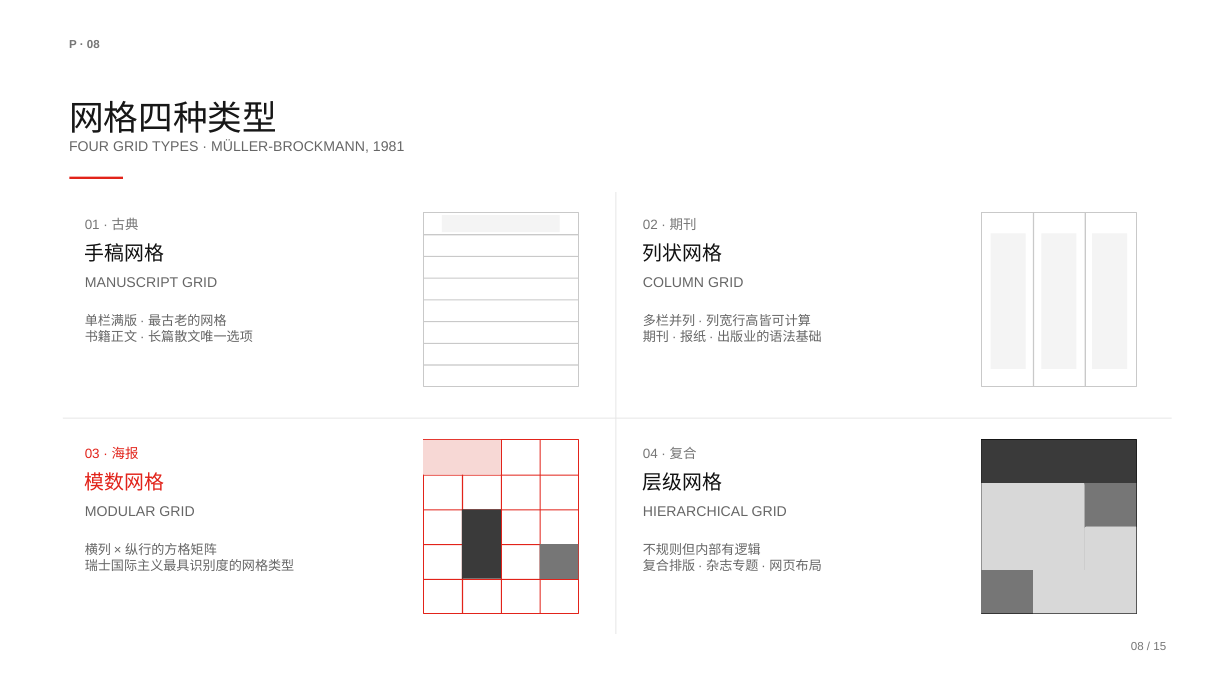
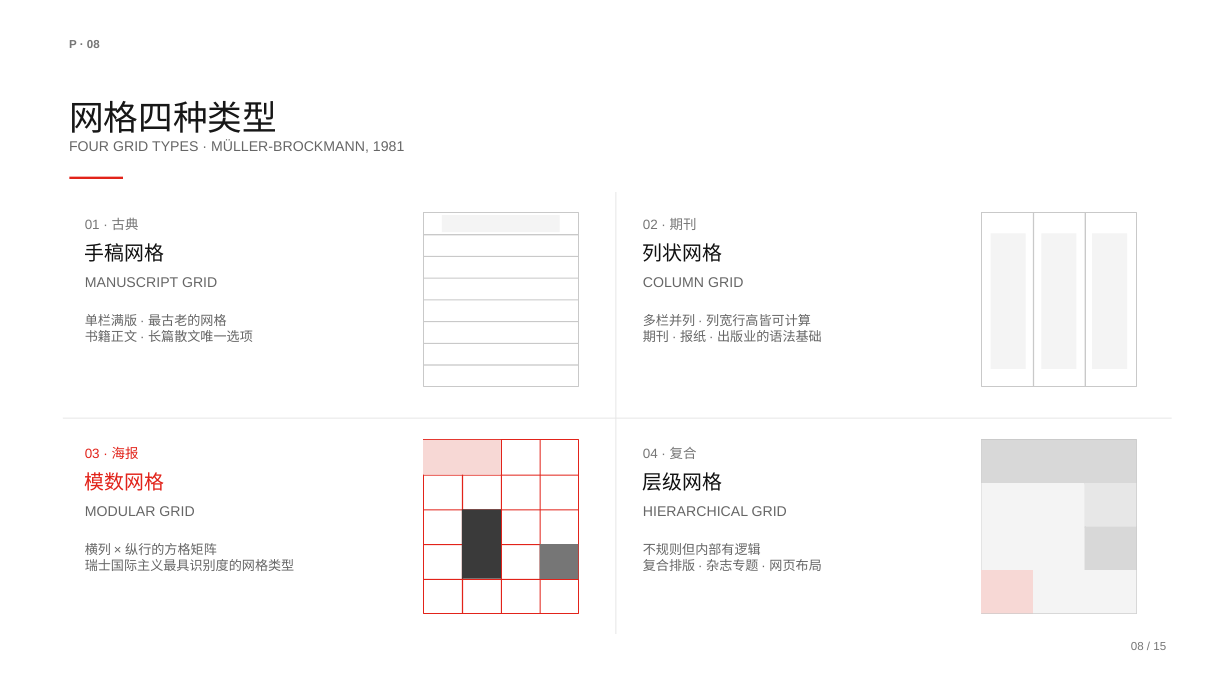
Before and after one commit to hustcer/pptx-nova, a slide deck: slide 8 of assets/examples/swiss-grid/deck.pptx. Drawn at 1232x693 pixels with LibreOffice and Linux fonts; fonts in the diff are those of the drawing. Boxes give left, top, right and bottom in pixels: in the first picture for what was removed or moved away, otherwise in the second. Text is boxed around its words. In the diff, an @@ line names an element or a change of style, - is before the commit and + after.

```diff
--- a/assets/examples/swiss-grid/deck.pptx
+++ b/assets/examples/swiss-grid/deck.pptx
@@ rectangle at <box>982,440,1137,614</box>: outline #111111 0.75 pt to #C9C9C9 0.75 pt @@
@@ rectangle at <box>982,440,1137,483</box>: fill #3A3A3A to #D8D8D8 @@
@@ rectangle at <box>982,483,1085,570</box>: fill #D8D8D8 to #F4F4F4 @@
@@ rectangle at <box>1085,483,1137,527</box>: fill #767676 to #E7E7E7 @@
@@ fill #111111 to #C9C9C9 in 5 elements at <box>1033,440,1034,614</box>, <box>1085,440,1086,614</box>, <box>982,483,1137,484</box>, <box>982,527,1137,528</box>, <box>982,570,1137,571</box> @@
@@ rectangle at <box>982,570,1033,614</box>: fill #767676 to #F7D8D5 @@
@@ rectangle at <box>1033,570,1137,614</box>: fill #D8D8D8 to #F4F4F4 @@
```
Also in this commit, not shown: 20 other files.
